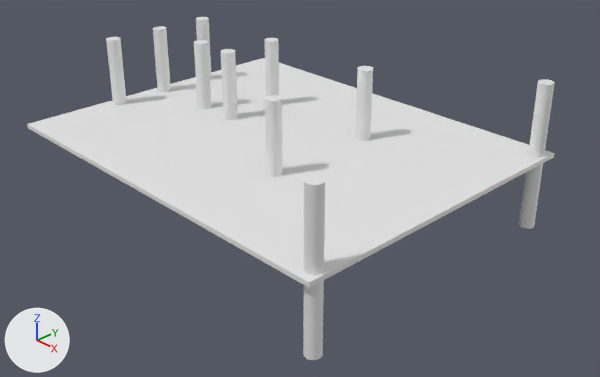
The Blender file [2026] Bambi TV/01 Draft.blend, before and after one commit.
Rendered twice from a 50 mm camera at (0.512, -0.346, 0.218) aimed at (0.149, 0.002, -0.031). The lights are fixed; the arrows at lower left show +X, +Y and +Z. The picture after the commit comes second.
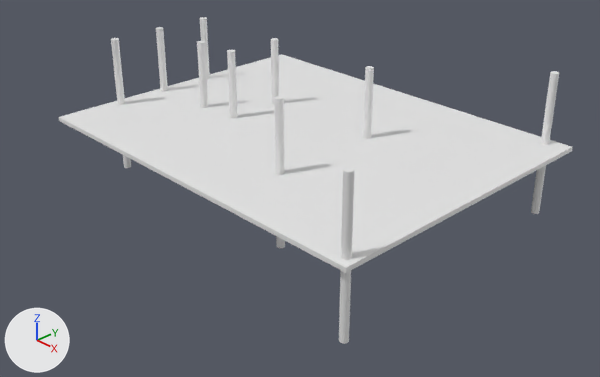
Commit message: Update Bambi TV draft assets for scene refinement

Edits to the bpy script that builds the scene:
```text
Change ob_cylinder:
    ob_cylinder.location: (0.0, 0.04, 0.0) -> (0.0, 0.041, 0.0)
    ob_cylinder.scale: (0.005, 0.005, 0.05) -> (0.00275, 0.00275, 0.05)
Change ob_cylinder_001:
    ob_cylinder_001.location: (0.0, -0.04, 0.0) -> (0.002, -0.04, 0.0)
    ob_cylinder_001.scale: (0.005, 0.005, 0.05) -> (0.00275, 0.00275, 0.05)
Change ob_cylinder_002:
    ob_cylinder_002.scale: (0.005, 0.005, 0.05) -> (0.00275, 0.00275, 0.05)
Change ob_cylinder_003:
    ob_cylinder_003.scale: (0.005, 0.005, 0.05) -> (0.00275, 0.00275, 0.05)
Change ob_cylinder_004:
    ob_cylinder_004.location: (0.08, 0.0, 0.0) -> (0.081, 0.002, 0.0)
    ob_cylinder_004.scale: (0.005, 0.005, 0.05) -> (0.00275, 0.00275, 0.05)
Change ob_cylinder_005:
    ob_cylinder_005.location: (0.08, 0.04, 0.0) -> (0.081, 0.042, 0.0)
    ob_cylinder_005.scale: (0.005, 0.005, 0.05) -> (0.00275, 0.00275, 0.05)
Change ob_cylinder_006:
    ob_cylinder_006.location: (0.17, 0.04, 0.0) -> (0.171, 0.043, 0.0)
    ob_cylinder_006.scale: (0.005, 0.005, 0.05) -> (0.00275, 0.00275, 0.05)
Change ob_cylinder_007:
    ob_cylinder_007.location: (0.17, -0.04, 0.0) -> (0.172, -0.037, 0.0)
    ob_cylinder_007.scale: (0.005, 0.005, 0.05) -> (0.00275, 0.00275, 0.05)
Change ob_cylinder_008:
    ob_cylinder_008.location: (0.265, -0.1, 0.0) -> (0.268, -0.08, 0.0)
    ob_cylinder_008.scale: (0.005, 0.005, 0.05) -> (0.00275, 0.00275, 0.05)
Change ob_cylinder_009:
    ob_cylinder_009.location: (0.265, 0.1, 0.0) -> (0.259, 0.12, 0.0)
    ob_cylinder_009.scale: (0.005, 0.005, 0.05) -> (0.00275, 0.00275, 0.05)
Change ob_cube_001:
    ob_cube_001.location: (0.132, 0.0, 0.0) -> (0.135, 0.02, 0.0)
    ob_cube_001.scale: (0.14, 0.11, 0.0015) -> (0.14, 0.107, 0.0015)
```

Location of each change, [x1, y1, x2, y2] in pixels of the pictures (600 x 377 px):
'Cube.001', moved, rescaled
    before: [27, 58, 554, 288]
    after: [59, 54, 573, 273]
'Cylinder.008', moved, rescaled (26% narrower)
    before: [303, 176, 325, 360]
    after: [339, 167, 355, 344]
'Cylinder.009', moved, rescaled (22% narrower)
    before: [519, 79, 555, 229]
    after: [531, 71, 559, 214]
'Cylinder.007', moved, rescaled
    before: [264, 95, 282, 177]
    after: [274, 96, 285, 248]
'Cylinder.006', moved, rescaled (37% narrower)
    before: [355, 66, 373, 141]
    after: [363, 66, 374, 139]
'Cylinder.001', moved, rescaled
    before: [106, 37, 127, 105]
    after: [111, 38, 131, 168]
'Cylinder.004', moved, rescaled (39% narrower)
    before: [221, 49, 238, 120]
    after: [227, 50, 237, 119]
'Cylinder.003', rescaled (33% narrower)
    before: [194, 40, 211, 109]
    after: [197, 41, 208, 108]
'Cylinder.002', rescaled (32% narrower)
    before: [153, 26, 171, 92]
    after: [156, 27, 168, 91]
'Cylinder.005', moved, rescaled
    before: [264, 38, 279, 96]
    after: [271, 38, 279, 105]
'Cylinder', moved, rescaled (35% narrower)
    before: [196, 17, 212, 79]
    after: [200, 17, 210, 79]
